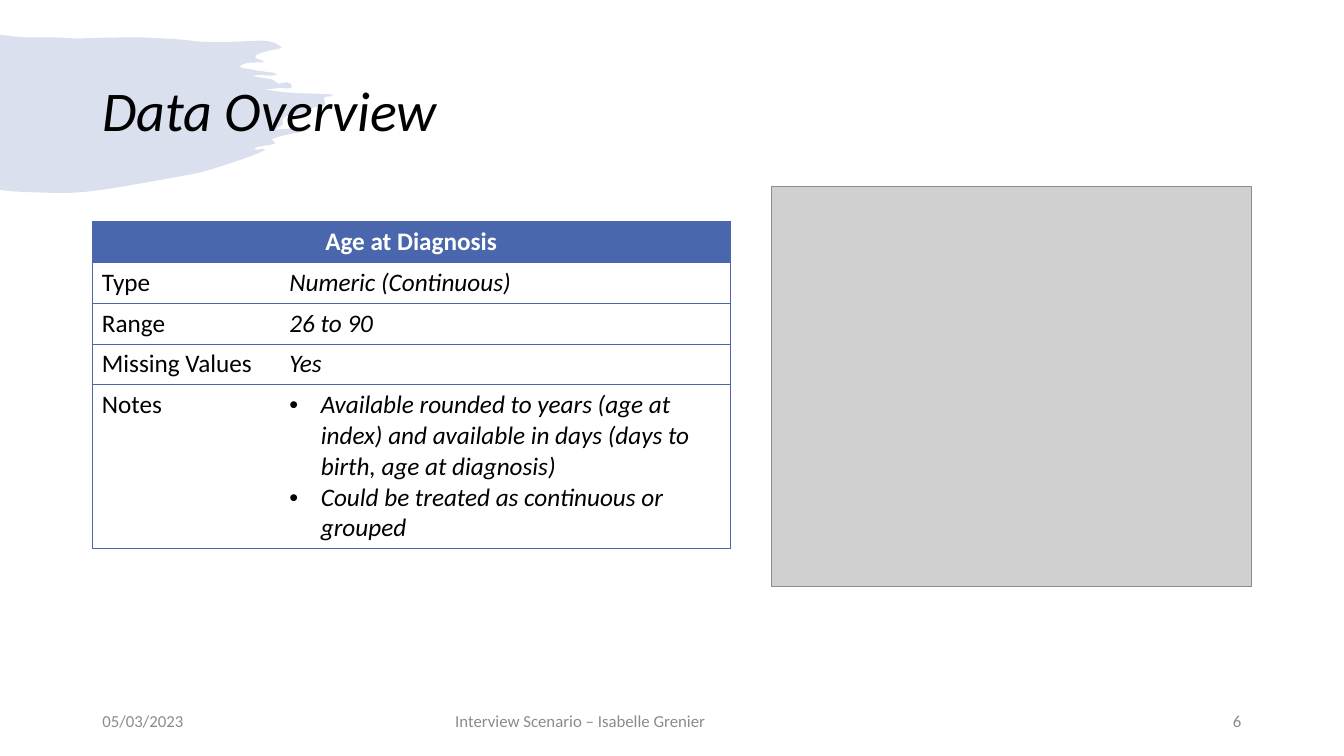
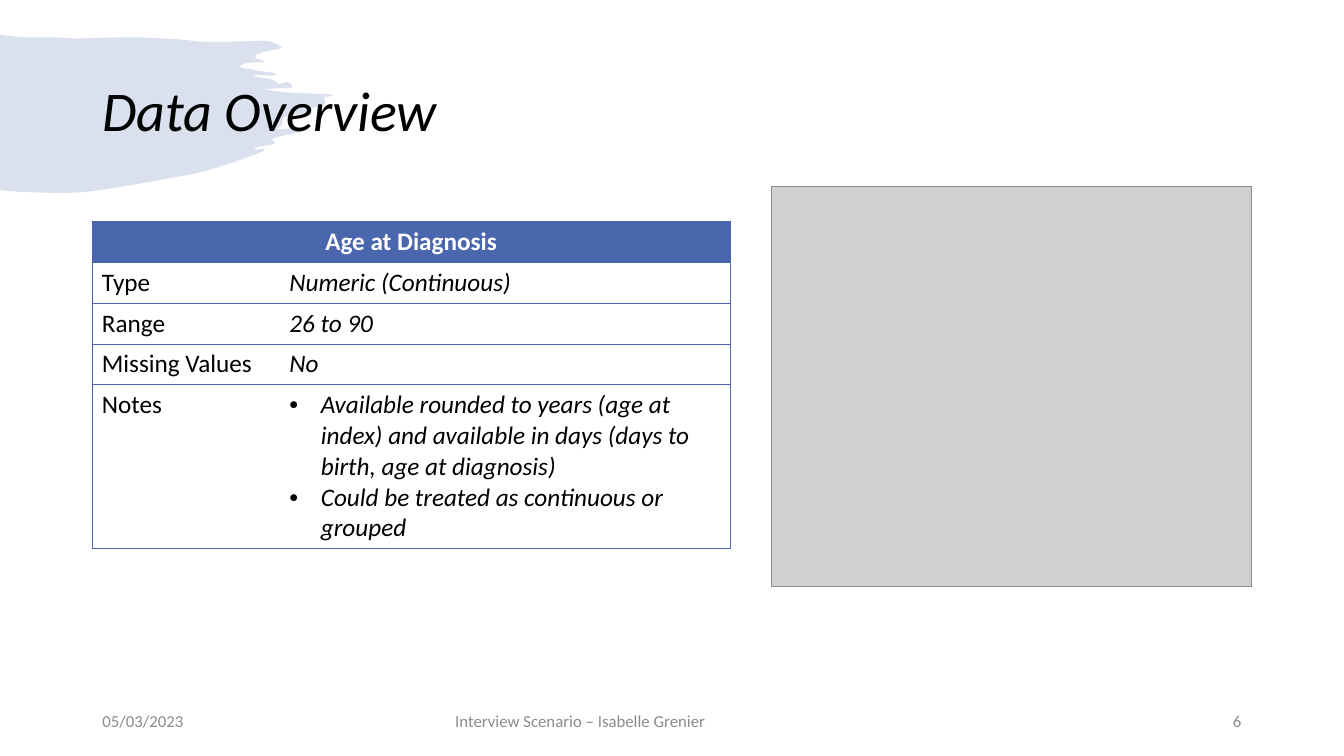
Before and after one commit to igrenier/TCGA_BRCA, a slide deck: slide 6 of presentation_05032023.pptx. Drawn at 1344x756 pixels with LibreOffice and Linux fonts; fonts in the diff are those of the drawing; grey boxes stand for pictures. Boxes give left, top, right and bottom in pixels: in the first picture for what was removed or moved away, otherwise in the second. Text is boxed around its words. In the diff, an @@ line names an element or a change of style, - is before the commit and + after.

```diff
--- a/presentation_05032023.pptx
+++ b/presentation_05032023.pptx
@@ table at bbox=[92, 221, 731, 545] @@
-row 4, column 2: Yes
+row 4, column 2: No
```
Also in this commit, not shown: 5 other slides changed.
